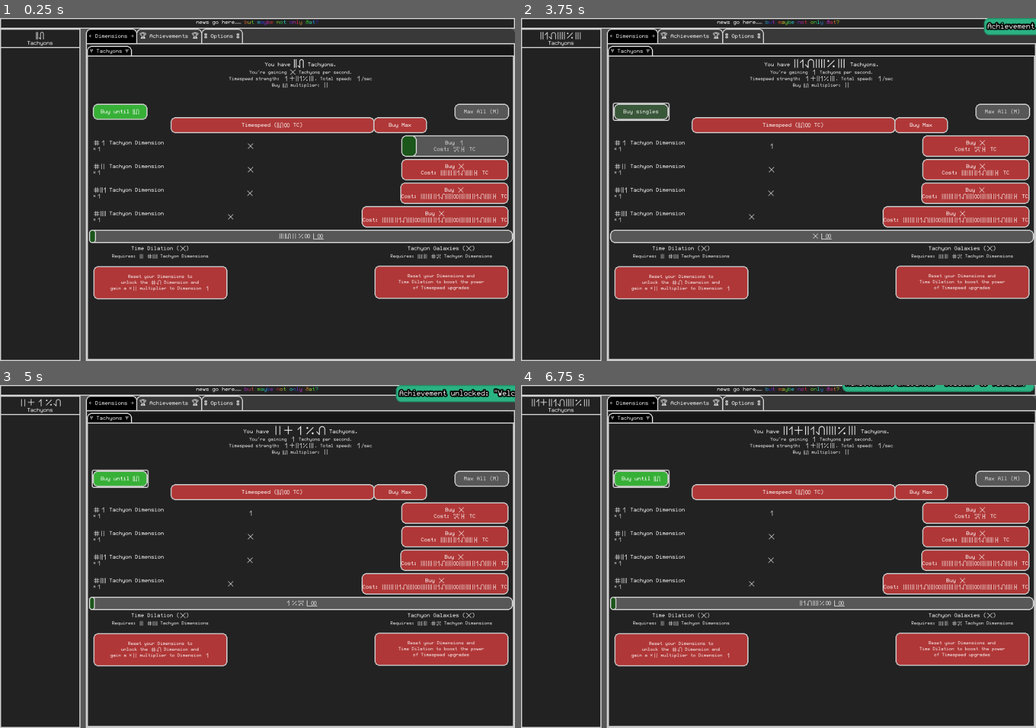
Above: before the commit, frames 1-4 (two rows, left to right).
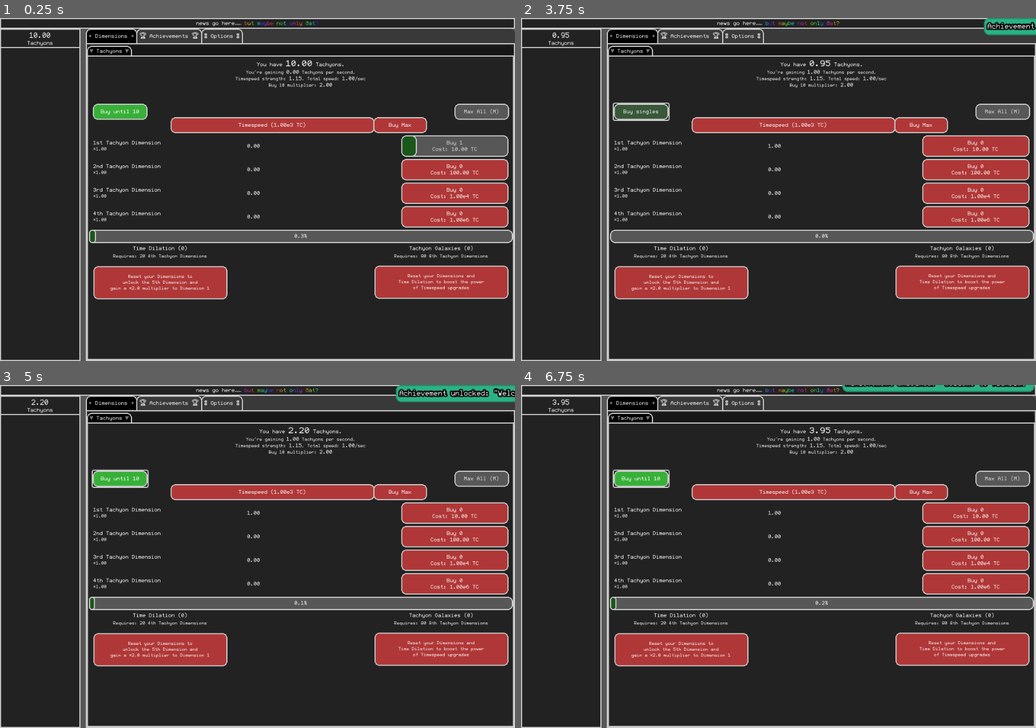
Above: after the commit, the same moments.

Repository: K-l6408/TachDim
Game: Godot game, scene res://UI/main.tscn
Two runs of this game, one before a commit and one after it. Both use one fixed random seed, a clock stepped at 60 frames per second and the inputs below.
Inputs:
- Up to frame 1 (0.25 s): no input
- Up to frame 2 (3.75 s): click "Buy until 󱥮‍󱤭" (after the commit: "Buy until 10") at 0.5 s; click "Buy singles" at 1.25 s; click "Max All (M)" at 2 s; click "Buy 󱥳 Cost: 󱤭‍󱥮‍󱥮󱦂 TC" (after the commit: "Buy 1 Cost: 10.00 TC") at 2.75 s; click "Buy until 󱥮‍󱤭" (after the commit: "Buy until 10") at 3.5 s
- Up to frame 3 (5 s): click "Buy singles" at 4.25 s
- Up to frame 4 (6.75 s): click "Max All (M)" at 5 s; click "Buy until 󱥮‍󱤭" (after the commit: "Buy until 10") at 5.75 s; click "Buy singles" at 6.5 s

The runs differ from the first frame. In frame 1, 3.1% of the frame differs, in the area x 5-99%, y 0-80%; in frame 2, 3.1%; in frame 3, 3.1%; in frame 4, 3.3%, in the area x 2-99%, y 0-80%.
Error in both runs: Attempt to call function 'get_as_text' in base 'null instance' on a null instance. (res://UI/options/saving.gd:15)

Commit message:
Major and minor bug fixes (still version E0.11-2)

Diff:
--- a/UI/automation/autobuyers.tscn
+++ b/UI/automation/autobuyers.tscn
@@ -29,6 +29,7 @@
 layout_mode = 2
 
 [node name="TimeSpeedLocked" type="Button" parent="Auto/Buyers"]
+visible = false
 custom_minimum_size = Vector2(0, 45)
 layout_mode = 2
 text = "Timespeed Autobuyer locked
@@ -890,18 +891,22 @@
 
 [connection signal="pressed" from="Auto/Buyers/TimeSpeedLocked" to="Auto/Buyers/TimeSpeedLocked" method="hide"]
 [connection signal="pressed" from="Auto/Buyers/TimeSpeedLocked" to="Auto/Buyers/TimeSpeed" method="show"]
+[connection signal="pressed" from="Auto/Buyers/TimeSpeedLocked" to="." method="unlock" binds= [0]]
 [connection signal="pressed" from="Auto/Buyers/TimeSpeed/Interval" to="." method="improve_interval"]
 [connection signal="timeout" from="Auto/Buyers/TimeSpeed/Timer" to="." method="buyTSpeed"]
 [connection signal="pressed" from="Auto/Buyers/TD1Locked" to="Auto/Buyers/TD1Locked" method="hide"]
 [connection signal="pressed" from="Auto/Buyers/TD1Locked" to="Auto/Buyers/TD1" method="show"]
+[connection signal="pressed" from="Auto/Buyers/TD1Locked" to="." method="unlock" binds= [1]]
 [connection signal="pressed" from="Auto/Buyers/TD1/Interval" to="." method="improve_interval"]
 [connection signal="timeout" from="Auto/Buyers/TD1/Timer" to="." method="buytdim" binds= [1]]
 [connection signal="pressed" from="Auto/Buyers/TD2Locked" to="Auto/Buyers/TD2Locked" method="hide"]
 [connection signal="pressed" from="Auto/Buyers/TD2Locked" to="Auto/Buyers/TD2" method="show"]
+[connection signal="pressed" from="Auto/Buyers/TD2Locked" to="." method="unlock" binds= [2]]
 [connection signal="pressed" from="Auto/Buyers/TD2/Interval" to="." method="improve_interval"]
 [connection signal="timeout" from="Auto/Buyers/TD2/Timer" to="." method="buytdim" binds= [2]]
 [connection signal="pressed" from="Auto/Buyers/TD3Locked" to="Auto/Buyers/TD3Locked" method="hide"]
 [connection signal="pressed" from="Auto/Buyers/TD3Locked" to="Auto/Buyers/TD3" method="show"]
+[connection signal="pressed" from="Auto/Buyers/TD3Locked" to="." method="unlock" binds= [3]]
 [connection signal="pressed" from="Auto/Buyers/TD3/Interval" to="." method="improve_interval"]
 [connection signal="timeout" from="Auto/Buyers/TD3/Timer" to="." method="buytdim" binds= [3]]
 [connection signal="pressed" from="Auto/Buyers/TD4Locked" to="Auto/Buyers/TD4Locked" method="hide"]
--- a/UI/main.tscn
+++ b/UI/main.tscn
@@ -1,7 +1,8 @@
-[gd_scene load_steps=16 format=3 uid="uid://6ny1c2muccuk"]
+[gd_scene load_steps=17 format=3 uid="uid://6ny1c2muccuk"]
 
 [ext_resource type="PackedScene" uid="uid://cmg6stncirb3o" path="res://UI/dimensions/tachyons.tscn" id="1_8gea7"]
 [ext_resource type="Script" path="res://UI/main.gd" id="1_qdidp"]
+[ext_resource type="Theme" uid="uid://dbbjjuko7gh5h" path="res://themes/Dark.tres" id="1_uhadk"]
 [ext_resource type="Script" path="res://UI/dimensions/rewind.gd" id="2_4w04a"]
 [ext_resource type="Shader" path="res://UI/dimensions/rewind.gdshader" id="3_o4cqe"]
 [ext_resource type="PackedScene" uid="uid://di8p3xe1w45pw" path="res://UI/automation/autobuyers.tscn" id="5_f3s3t"]
@@ -57,30 +58,27 @@
 anchor_bottom = 1.0
 grow_horizontal = 2
 grow_vertical = 2
+theme = ExtResource("1_uhadk")
 script = ExtResource("1_qdidp")
 
 [node name="News" type="Panel" parent="."]
 custom_minimum_size = Vector2(0, 20)
 layout_mode = 1
+anchors_preset = 10
+anchor_right = 1.0
+grow_horizontal = 2
+
+[node name="Text" type="RichTextLabel" parent="News"]
+layout_mode = 1
 anchors_preset = -1
-anchor_right = 1.0
-anchor_bottom = 1.0
-offset_bottom = -640.0
-grow_horizontal = 2
-
-[node name="Text" type="RichTextLabel" parent="News"]
-layout_mode = 1
-anchors_preset = 8
 anchor_left = 0.5
-anchor_top = 0.5
 anchor_right = 0.5
-anchor_bottom = 0.5
-offset_left = -109.5
-offset_top = -8.0
-offset_right = 109.5
-offset_bottom = 8.0
-grow_horizontal = 2
-grow_vertical = 2
+anchor_bottom = 1.0
+offset_left = -114.0
+offset_top = 4.0
+offset_right = 114.0
+grow_horizontal = 2
+grow_vertical = 0
 bbcode_enabled = true
 text = "news go here…… [rainbow]but maybe not only ðat?"
 fit_content = true
--- a/UI/options/visual.gd
+++ b/UI/options/visual.gd
@@ -22,7 +22,7 @@
 
 func _ready():
 	for i in GL.DisplayMode.keys():
-		$HFlowContainer/Notation.add_item(i.replace("_", " "))
+		$Scr/HFlow/Notation.add_item(i.replace("_", " "))
 	for i in ANIMATION.size():
 		var C = ANIMATION[i]
 		var ck = $Check.duplicate()
@@ -37,10 +37,12 @@
 func change_notation(index):
 	Globals.display = index as GL.DisplayMode
 
-func _process(delta):
+func _process(_delta):
 	for i in ANIMATION.size():
 		var j = false
 		match i:
 			0: j = (Globals.progress >= Globals.Progression.Eternity)
 		%AnimOptions.get_node(ANIMATION[i]).visible = j
-	$HFlowContainer/Notation.select(Globals.display)
+	$Scr/HFlow/Notation.select(Globals.display)
+	get_node("/root").content_scale_factor = $Scr/HFlow/Scaling.value
+	$Scr/HFlow/Scaling/Label.text = " \nUI Scaling: ×%.2f" % $Scr/HFlow/Scaling.value
--- a/UI/options/visual.tscn
+++ b/UI/options/visual.tscn
@@ -11,30 +11,32 @@
 grow_vertical = 2
 script = ExtResource("1_57g10")
 
-[node name="HFlowContainer" type="HFlowContainer" parent="."]
+[node name="Scr" type="ScrollContainer" parent="."]
 layout_mode = 1
 anchors_preset = 15
 anchor_right = 1.0
 anchor_bottom = 1.0
-offset_left = 100.0
-offset_top = 80.0
-offset_right = -108.0
 grow_horizontal = 2
 grow_vertical = 2
 
-[node name="Notation" type="OptionButton" parent="HFlowContainer"]
+[node name="HFlow" type="HFlowContainer" parent="Scr"]
+layout_mode = 2
+size_flags_horizontal = 3
+size_flags_vertical = 3
+
+[node name="Notation" type="OptionButton" parent="Scr/HFlow"]
 custom_minimum_size = Vector2(203, 62)
 layout_mode = 2
 theme_override_font_sizes/font_size = 20
 alignment = 1
 
-[node name="Animations" type="Button" parent="HFlowContainer"]
+[node name="Animations" type="Button" parent="Scr/HFlow"]
 custom_minimum_size = Vector2(230, 62)
 layout_mode = 2
 theme_override_font_sizes/font_size = 20
 text = "Animation Options…"
 
-[node name="Panel" type="Panel" parent="HFlowContainer/Animations"]
+[node name="Panel" type="Panel" parent="Scr/HFlow/Animations"]
 visible = false
 layout_mode = 1
 anchors_preset = 12
@@ -46,7 +48,7 @@
 grow_horizontal = 2
 grow_vertical = 0
 
-[node name="AnimOptions" type="HFlowContainer" parent="HFlowContainer/Animations/Panel"]
+[node name="AnimOptions" type="HFlowContainer" parent="Scr/HFlow/Animations/Panel"]
 unique_name_in_owner = true
 layout_mode = 1
 anchors_preset = 15
@@ -56,9 +58,33 @@
 grow_vertical = 2
 mouse_filter = 0
 
-[node name="Close" type="Button" parent="HFlowContainer/Animations/Panel/AnimOptions"]
+[node name="Close" type="Button" parent="Scr/HFlow/Animations/Panel/AnimOptions"]
 layout_mode = 2
 text = " Close "
+
+[node name="Scaling" type="HSlider" parent="Scr/HFlow"]
+custom_minimum_size = Vector2(433, 0)
+layout_mode = 2
+min_value = 0.25
+max_value = 4.0
+step = 0.05
+value = 1.0
+exp_edit = true
+
+[node name="Label" type="Label" parent="Scr/HFlow/Scaling"]
+layout_mode = 1
+anchors_preset = 5
+anchor_left = 0.5
+anchor_right = 0.5
+offset_left = -94.0
+offset_top = -8.0
+offset_right = 94.0
+offset_bottom = 45.0
+grow_horizontal = 2
+theme_override_font_sizes/font_size = 20
+text = "
+UI Scaling: ×1.00"
+horizontal_alignment = 1
 
 [node name="Check" type="CheckButton" parent="."]
 visible = false
@@ -68,6 +94,6 @@
 button_pressed = true
 text = "Aaaaa"
 
-[connection signal="item_selected" from="HFlowContainer/Notation" to="." method="change_notation"]
-[connection signal="pressed" from="HFlowContainer/Animations" to="HFlowContainer/Animations/Panel" method="show"]
-[connection signal="pressed" from="HFlowContainer/Animations/Panel/AnimOptions/Close" to="HFlowContainer/Animations/Panel" method="hide"]
+[connection signal="item_selected" from="Scr/HFlow/Notation" to="." method="change_notation"]
+[connection signal="pressed" from="Scr/HFlow/Animations" to="Scr/HFlow/Animations/Panel" method="show"]
+[connection signal="pressed" from="Scr/HFlow/Animations/Panel/AnimOptions/Close" to="Scr/HFlow/Animations/Panel" method="hide"]
--- a/globals.gd
+++ b/globals.gd
@@ -12,7 +12,7 @@
 const LOG10 = log(10)
 const LOG12 = log(12)
 
-var display  : DisplayMode = DisplayMode.sitelen_pona
+var display  : DisplayMode = DisplayMode.Scientific
 var progress : Progression = Progression.None
 
 var Tachyons  := largenum.new(10)
--- a/project.godot
+++ b/project.godot
@@ -24,7 +24,6 @@
 
 window/size/viewport_width=960
 window/size/viewport_height=640
-window/stretch/scale_mode="integer"
 
 [editor]
 
Not shown, changed: export_presets.cfg
